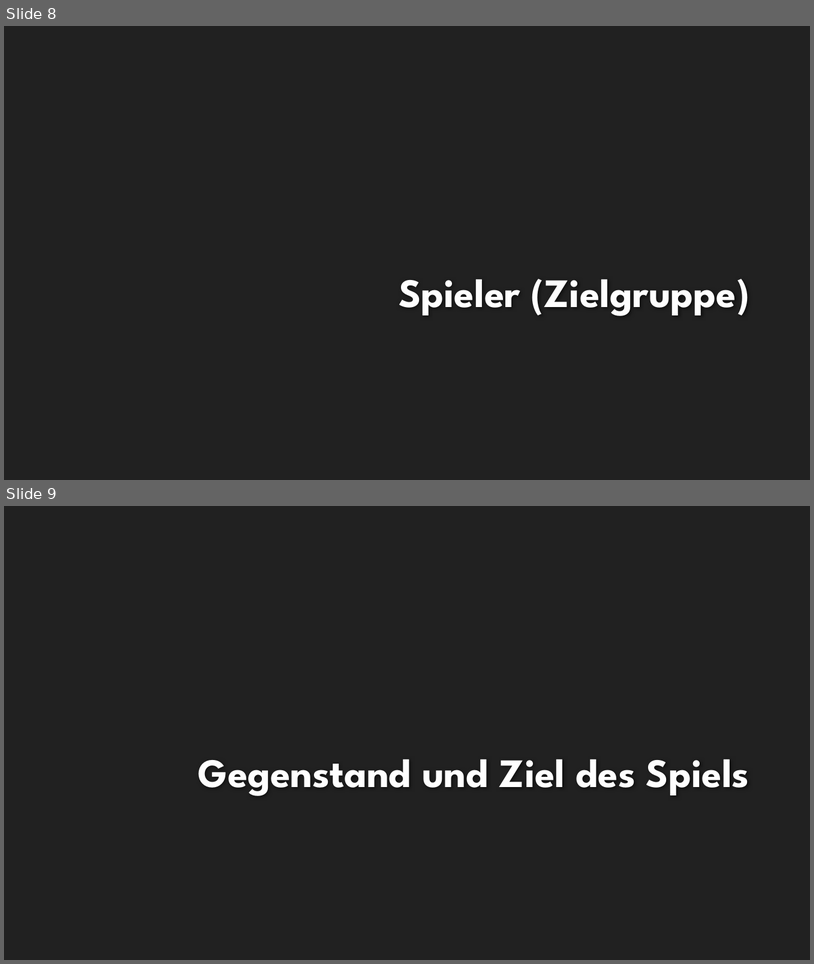
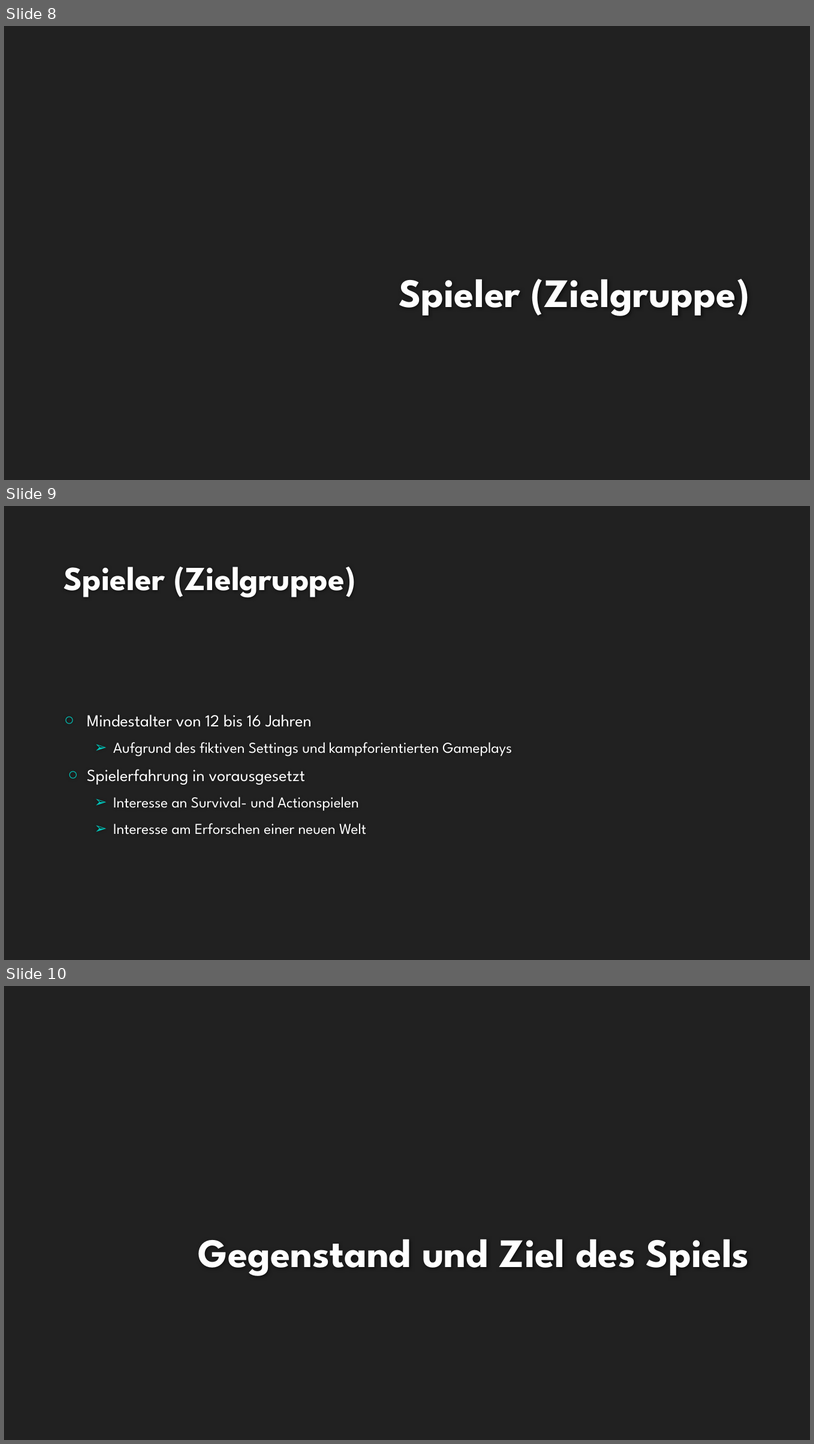
Before and after one commit to EmKaCe/DoctorWhy, a slide deck: Information/Präsentation.pptx. Shown one above the other, each under a label of ours: slides 8 and 9 before the commit, slides 8, 9 and 10 after it. The pictures are 814x964 and 814x1444 pixels, drawn with LibreOffice and Linux fonts; fonts in the diff are those of the drawing; background and template pictures are left out. Boxes give left, top, right and bottom in pixels: in the first picture for what was removed or moved away, otherwise in the second. Text is boxed around its words. In the diff, an @@ line names an element or a change of style, - is before the commit and + after.

```diff
--- a/Information/Präsentation.pptx
+++ b/Information/Präsentation.pptx
@@ slide 9 added at box(4, 506, 810, 960), background #212121 @@
@@ title added at box(63, 567, 356, 598), 40 pt, text #FEFEFE, bold @@
+Spieler (Zielgruppe)
@@ text added at box(87, 714, 512, 834), 18 pt, text #FFFFFF @@
+○ Mindestalter von 12 bis 16 Jahren
+  ➢ Aufgrund des fiktiven Settings und kampforientierten Gameplays
+○ Spielerfahrung in vorausgesetzt
+  ➢ Interesse an Survival- und Actionspielen
+  ➢ Interesse am Erforschen einer neuen Welt
@@ what was slide 9 is now slide 10 @@
```
Also in this commit, not shown: 1 slide changed, 6 other slides added.
